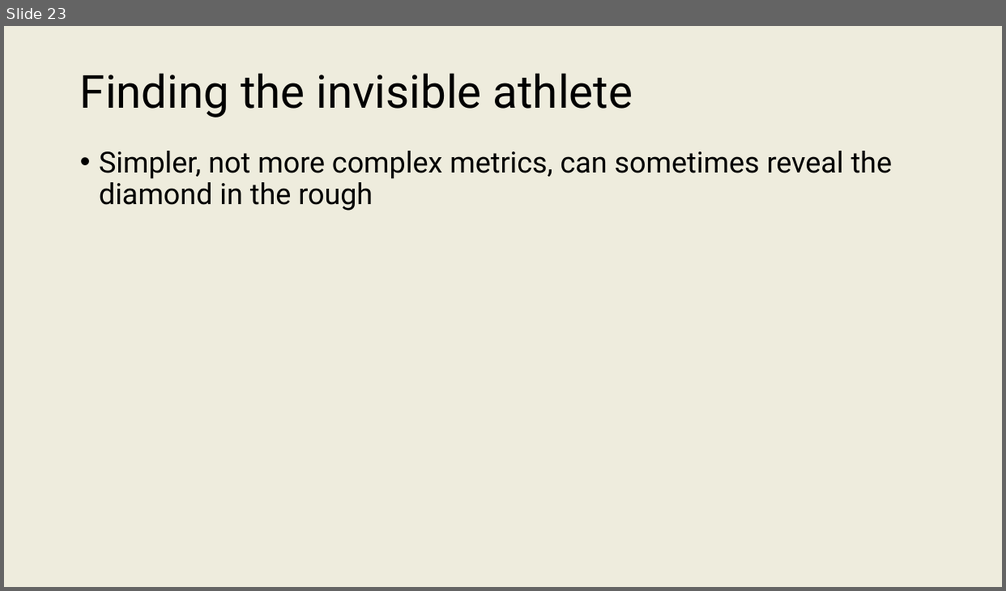
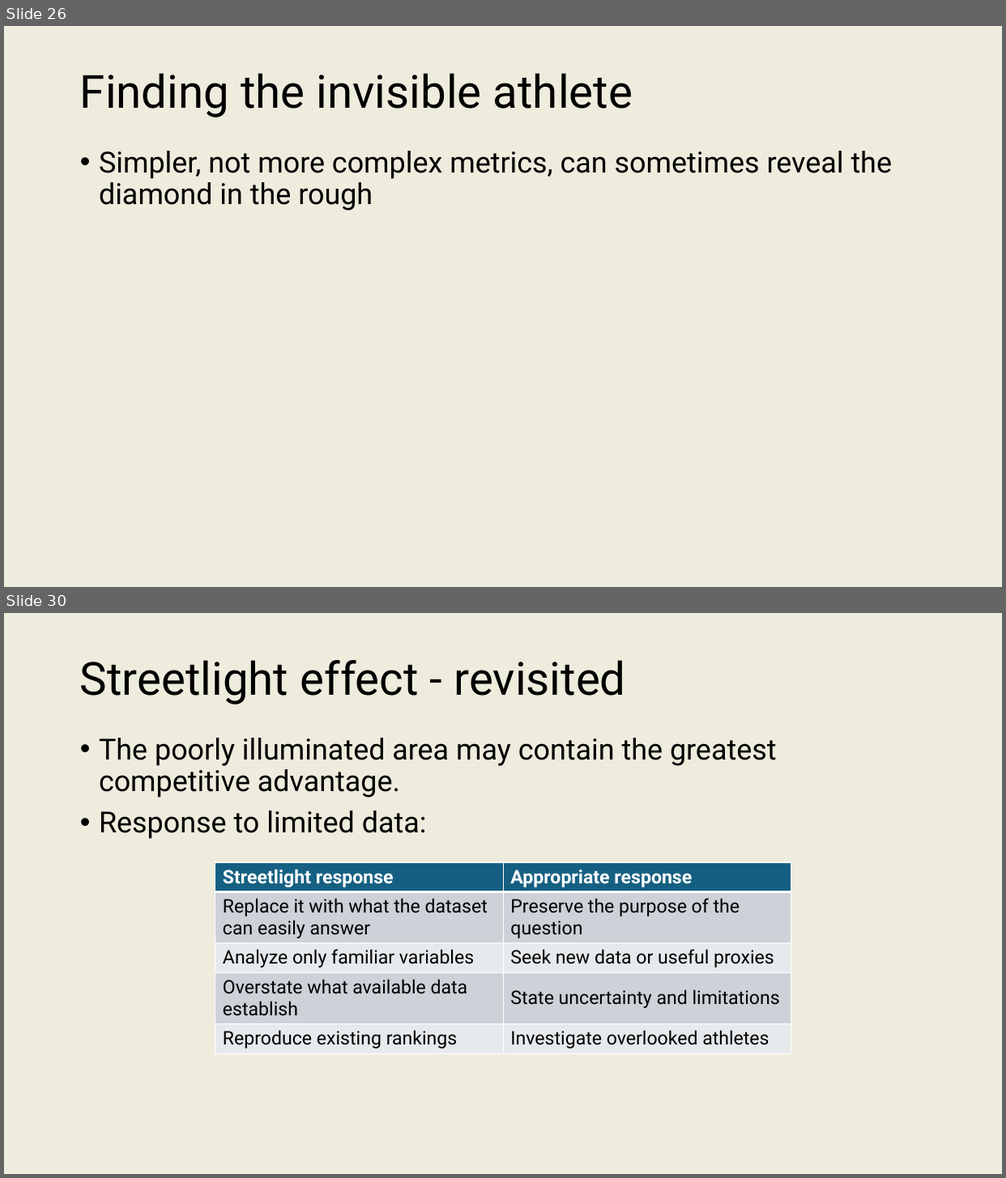
Before and after one commit to onishisaryu/HES-3000-Sports-Data-Analytics, a slide deck: pptx/Lecture5.pptx. Shown one above the other, each under a label of ours: slide 23 before the commit, slides 26 and 30 after it; the slides between them are not shown. The pictures are 1006x591 and 1006x1178 pixels, drawn with LibreOffice and Linux fonts; fonts in the diff are those of the drawing. Boxes give left, top, right and bottom in pixels: in the first picture for what was removed or moved away, otherwise in the second. Text is boxed around its words. In the diff, an @@ line names an element or a change of style, - is before the commit and + after.

```diff
--- a/pptx/Lecture5.pptx
+++ b/pptx/Lecture5.pptx
@@ slide 30 added at <box>4,613,1002,1174</box>, background #EEECDD @@
@@ title added at <box>80,660,625,705</box>, 44 pt, text #000000 @@
+Streetlight effect - revisited
@@ text added at <box>99,738,777,839</box>, 28 pt, text #000000 @@
+• The poorly illuminated area may contain the greatest competitive advantage.
+• Response to limited data:
@@ table added at <box>215,862,791,1057</box>, 5 rows, 2 columns @@
+Streetlight response | Appropriate response
+Replace it with what the dataset can easily answer | Preserve the purpose of the question
+Analyze only familiar variables | Seek new data or useful proxies
+Overstate what available data establish | State uncertainty and limitations
+Reproduce existing rankings | Investigate overlooked athletes
@@ what was slide 23 is now slide 26 @@
```
Also in this commit, not shown: 10 slides changed, 9 other slides added.
